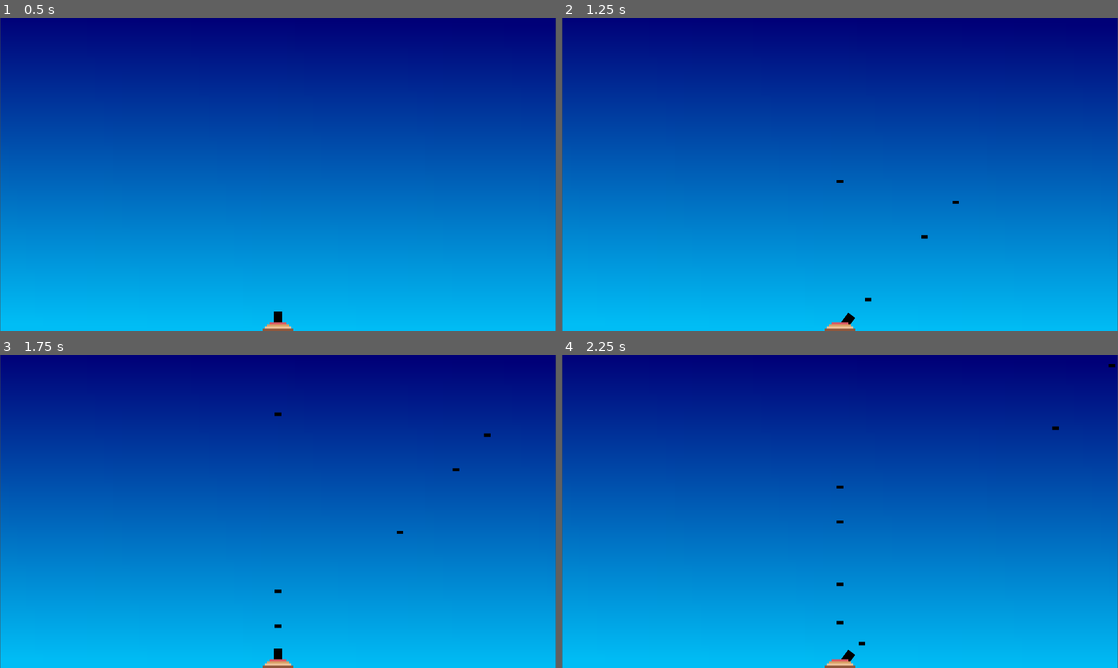
Above: before the commit, frames 1-4 (two rows, left to right).
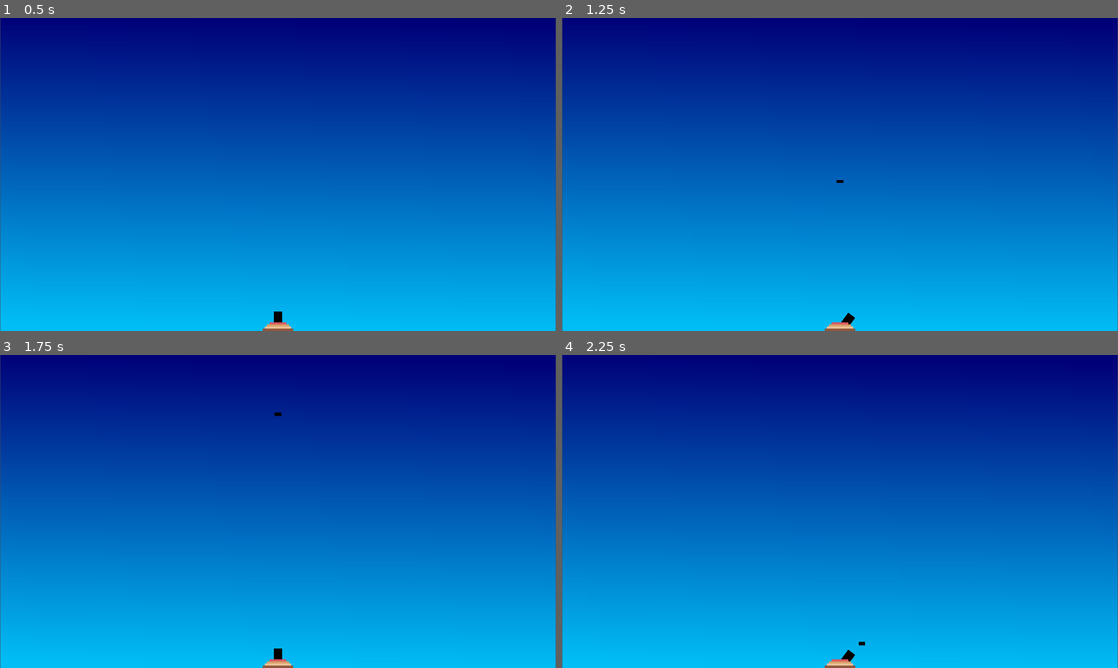
Above: after the commit, the same moments.

Repository: neonille/AirBattle
Game: Godot game, scene res://Scenes/main.tscn
Same seed, same stepped clock (60 frames per second), same inputs: the game is played once before the commit and once after it.
Inputs:
- Up to frame 1 (0.5 s): no input
- Up to frame 2 (1.25 s): tap Enter (ui_accept) at 0.5, 0.6, 0.77, 1.07 s; hold Right (ui_right) from 0.53 s (still down)
- Up to frame 3 (1.75 s): release Right (ui_right) at 1.28 s; hold Left (ui_left) from 1.28 s (still down); tap Enter (ui_accept) at 1.35, 1.52 s
- Up to frame 4 (2.25 s): tap Enter (ui_accept) at 1.82, 2, 2.1 s; release Left (ui_left) at 2.03 s; hold Right (ui_right) from 2.03 s (still down)

Frame 1 is identical in both runs. In frame 2, less than 0.1% of the frame differs, in the area x 54-72%, y 58-91%; in frame 3, less than 0.1%; in frame 4, less than 0.1%, in the area x 49-100%, y 2-87%.

Commit message:
Refactor canon script for improved readability and fix node path for audio player

Diff:
--- a/Scenes/main.tscn
+++ b/Scenes/main.tscn
@@ -23,28 +23,6 @@
 
 [node name="Node2D" type="Node2D"]
 
-[node name="Menu" type="Node2D" parent="."]
-
-[node name="Game" type="Node2D" parent="."]
-
-[node name="Base" type="Sprite2D" parent="Game"]
-z_index = 1
-texture_filter = 1
-position = Vector2(128, 136)
-texture = ExtResource("1_bo1nx")
-
-[node name="Canon" type="Sprite2D" parent="Game"]
-texture_filter = 1
-position = Vector2(128, 144)
-scale = Vector2(1, 0.75)
-texture = ExtResource("2_8gbba")
-offset = Vector2(0, -7.99999)
-script = ExtResource("3_8gbba")
-
-[node name="Camera2D" type="Camera2D" parent="Game"]
-position = Vector2(128, 72)
-zoom = Vector2(7.495, 7.495)
-
 [node name="Sky" type="TextureRect" parent="."]
 z_index = -1
 anchors_preset = -1
@@ -67,3 +45,21 @@
 volume_db = -10.351
 autoplay = true
 script = ExtResource("4_jjvhh")
+
+[node name="Base" type="Sprite2D" parent="."]
+z_index = 1
+texture_filter = 1
+position = Vector2(128, 136)
+texture = ExtResource("1_bo1nx")
+
+[node name="Canon" type="Sprite2D" parent="."]
+texture_filter = 1
+position = Vector2(128, 144)
+scale = Vector2(1, 0.75)
+texture = ExtResource("2_8gbba")
+offset = Vector2(0, -7.99999)
+script = ExtResource("3_8gbba")
+
+[node name="Camera2D" type="Camera2D" parent="."]
+position = Vector2(128, 72)
+zoom = Vector2(7.495, 7.495)
--- a/Scripts/canon.gd
+++ b/Scripts/canon.gd
@@ -7,21 +7,17 @@
 var audio: AudioPlayer
 
 func _ready() -> void:
-	audio = get_node("../../AudioStreamPlayer") as AudioPlayer
+	audio = get_node("../AudioStreamPlayer") as AudioPlayer
 
 func _process(delta: float) -> void:
 	if Input.is_action_just_pressed("ui_right"):
-		RotateCanon(+1)
+		rotateCanon(+1)
 	if Input.is_action_just_pressed("ui_left"):
-		RotateCanon(-1)
+		rotateCanon(-1)
 	if Input.is_action_just_pressed("ui_accept"):
-		var bull = bullet.instantiate() as Bullet
-		get_parent().add_child(bull)
-		bull.position = position
-		bull.direction = Vector2(directions[currentDir],-1)
-		audio.Play("Shoot1")
+		shoot()
 
-func RotateCanon(dir):
+func rotateCanon(dir):
 	if currentDir == 0 and dir == -1:
 		return
 	if currentDir == 2 and dir == +1:
@@ -29,3 +25,14 @@
 	currentDir += dir
 	rotation_degrees =  rotations[currentDir]
 	audio.Play("canonmove")
+
+func shoot():
+	if checkIfCanShoot() == null:
+		var bull = bullet.instantiate() as Bullet
+		get_parent().add_child(bull)
+		bull.position = position
+		bull.direction = Vector2(directions[currentDir],-1)
+		audio.Play("Shoot1")
+
+func checkIfCanShoot():
+	return get_node_or_null("../Bullet")
